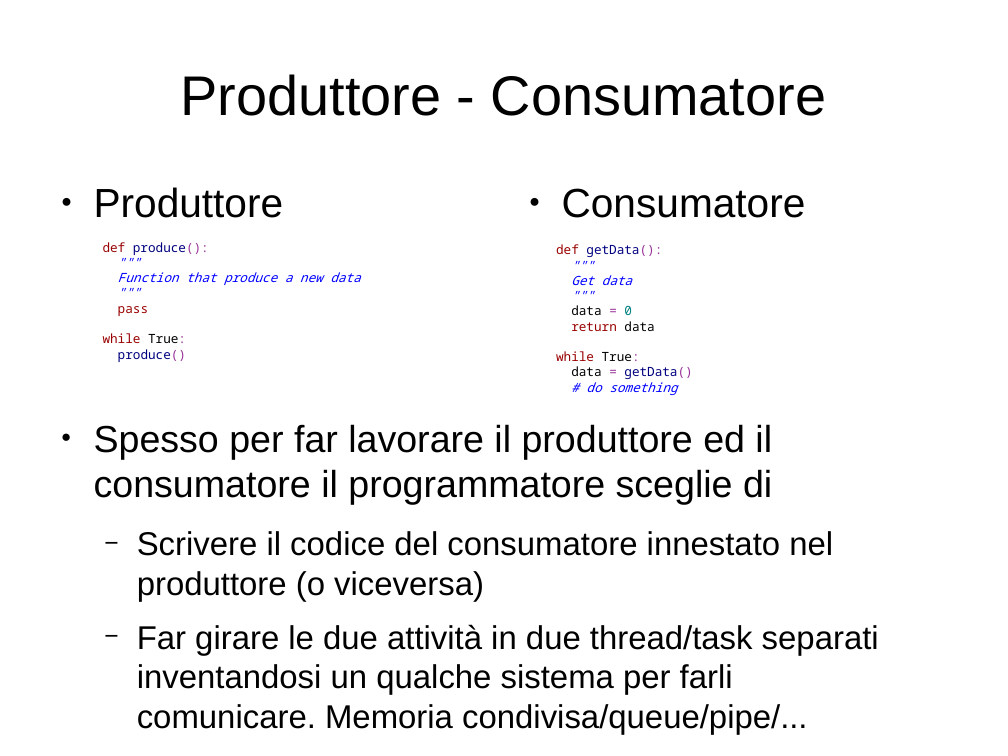
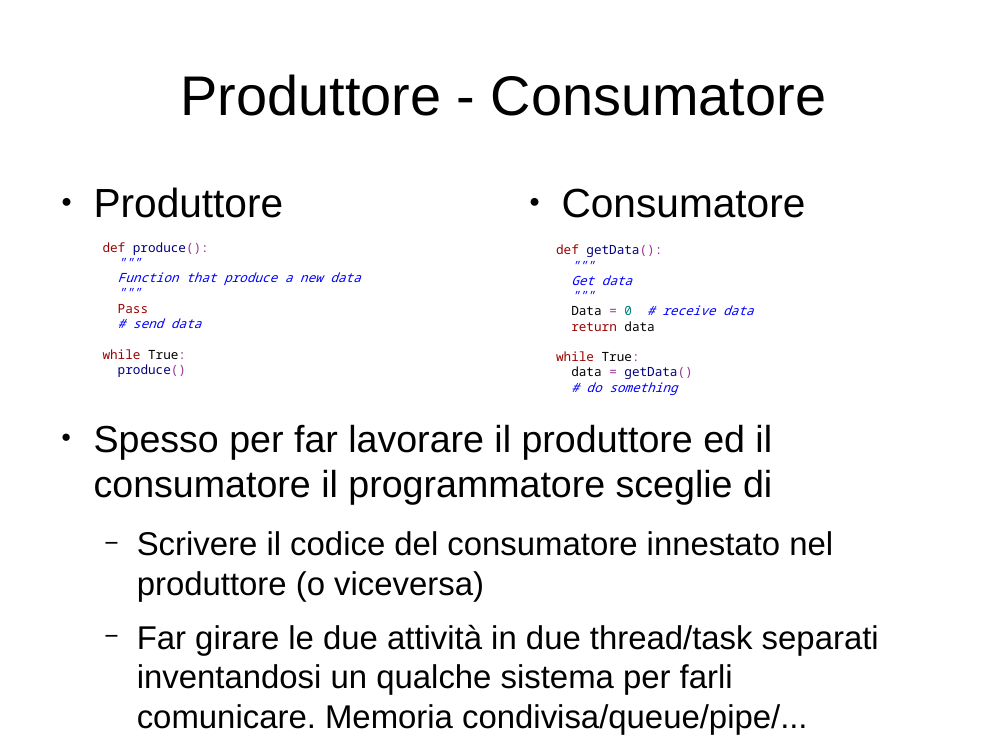
Before and after one commit to mdionisio/workshop_coroutine, a slide deck: slide 5 of presentazione.odp. Drawn at 1008x756 pixels with LibreOffice and Linux fonts; fonts in the diff are those of the drawing. Boxes give left, top, right and bottom in pixels: in the first picture for what was removed or moved away, otherwise in the second. Text is boxed around its words. In the diff, an @@ line names an element or a change of style, - is before the commit and + after.

```diff
--- a/presentazione.odp
+++ b/presentazione.odp
@@ text at (x1=118, y1=304, x2=201, y2=328): text changed; text colour #990000 to #0000FF; italic on @@
-pass
+Pass
+# send data
@@ text at (x1=571, y1=305, x2=753, y2=315): text changed; text colour #000000 to #0000FF; italic on @@
-data = 0
+Data = 0 # receive data
```
Also in this commit, not shown: 4 other slides changed.
